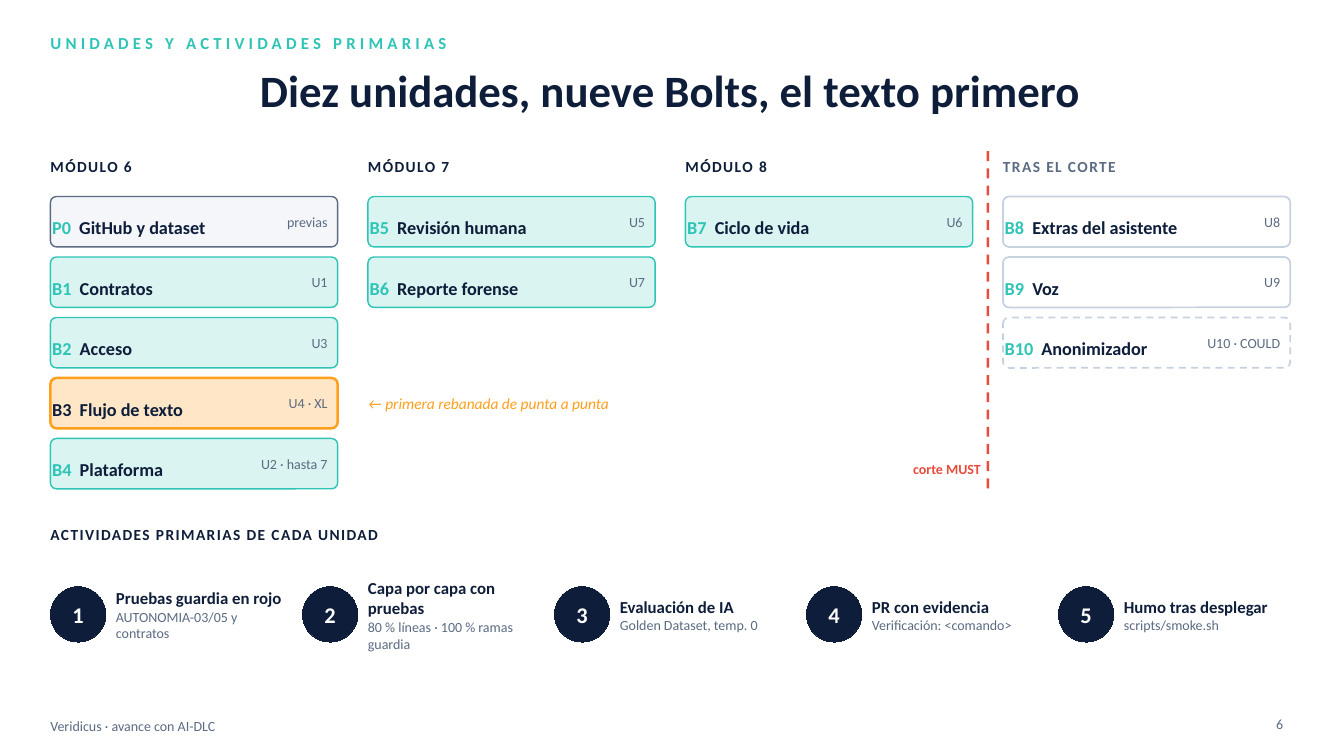
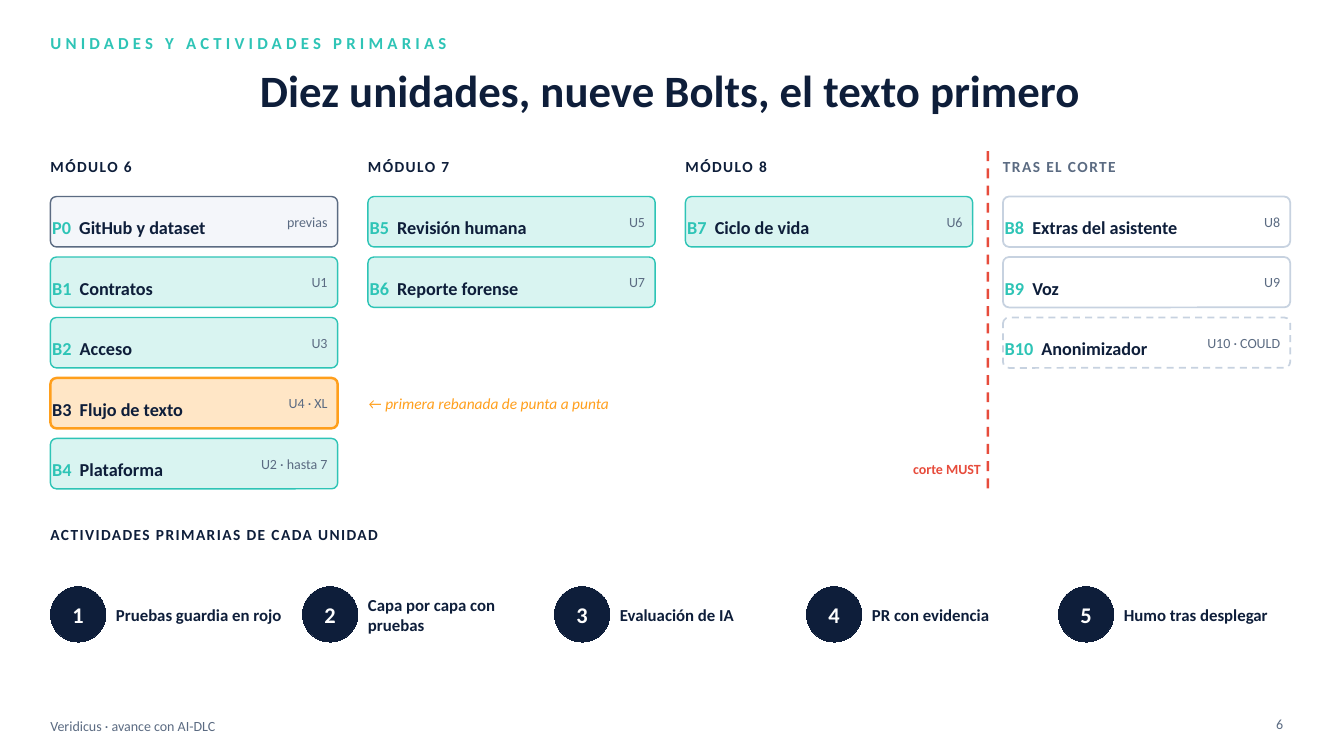
Before and after one commit to freyesJaveriana/tai, a slide deck: slide 6 of presentations/Veridicus_AIDLC_avance.pptx. Drawn at 1344x756 pixels with LibreOffice and Linux fonts; fonts in the diff are those of the drawing. Boxes give left, top, right and bottom in pixels: in the first picture for what was removed or moved away, otherwise in the second. Text is boxed around its words. In the diff, an @@ line names an element or a change of style, - is before the commit and + after.

```diff
--- a/presentations/Veridicus_AIDLC_avance.pptx
+++ b/presentations/Veridicus_AIDLC_avance.pptx
@@ text at [116, 612, 237, 638]: paragraph removed @@
-AUTONOMIA-03/05 y contratos
@@ text at [368, 622, 513, 652]: paragraph removed @@
-80 % líneas · 100 % ramas guardia
@@ text at [620, 620, 758, 632]: paragraph removed @@
-Golden Dataset, temp. 0
@@ text at [872, 620, 1012, 630]: paragraph removed @@
-Verificación: <comando>
@@ text at [1124, 620, 1219, 632]: paragraph removed @@
-scripts/smoke.sh
```
Also in this commit, not shown: 4 other slides changed, 2 slides added.
